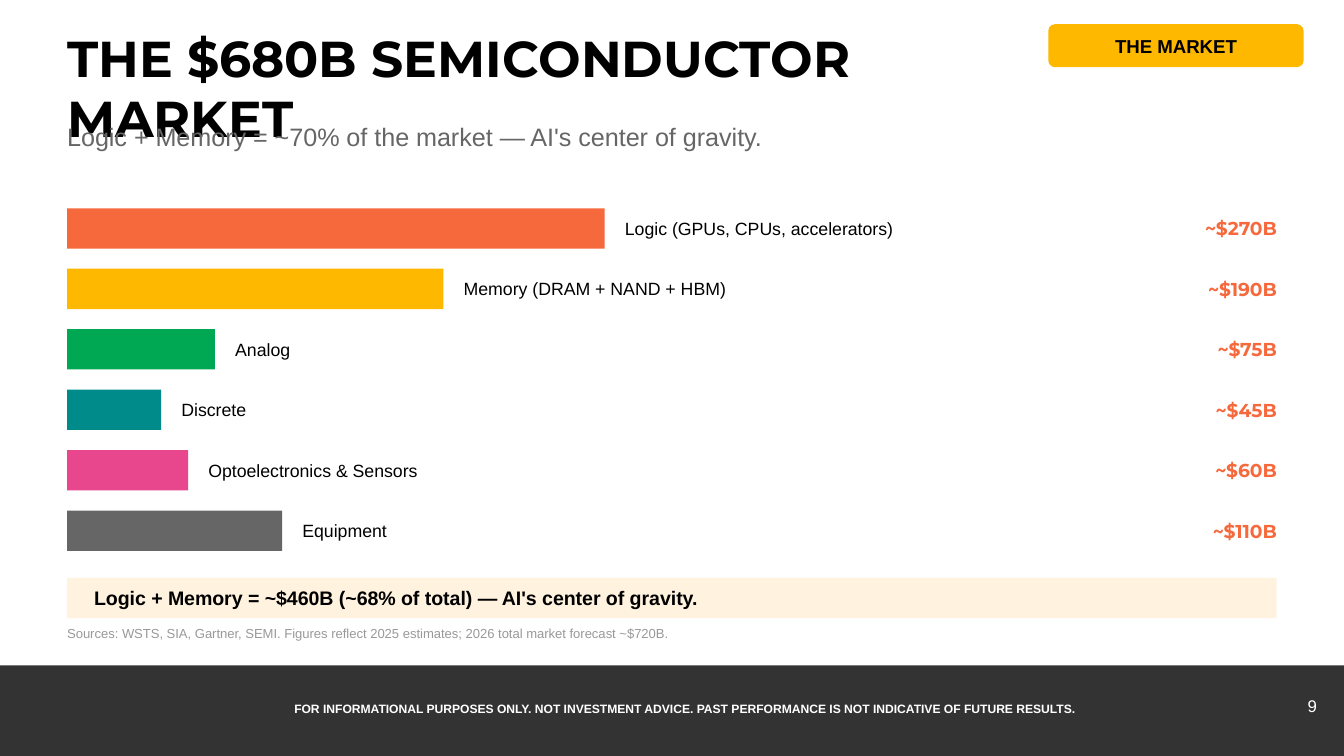
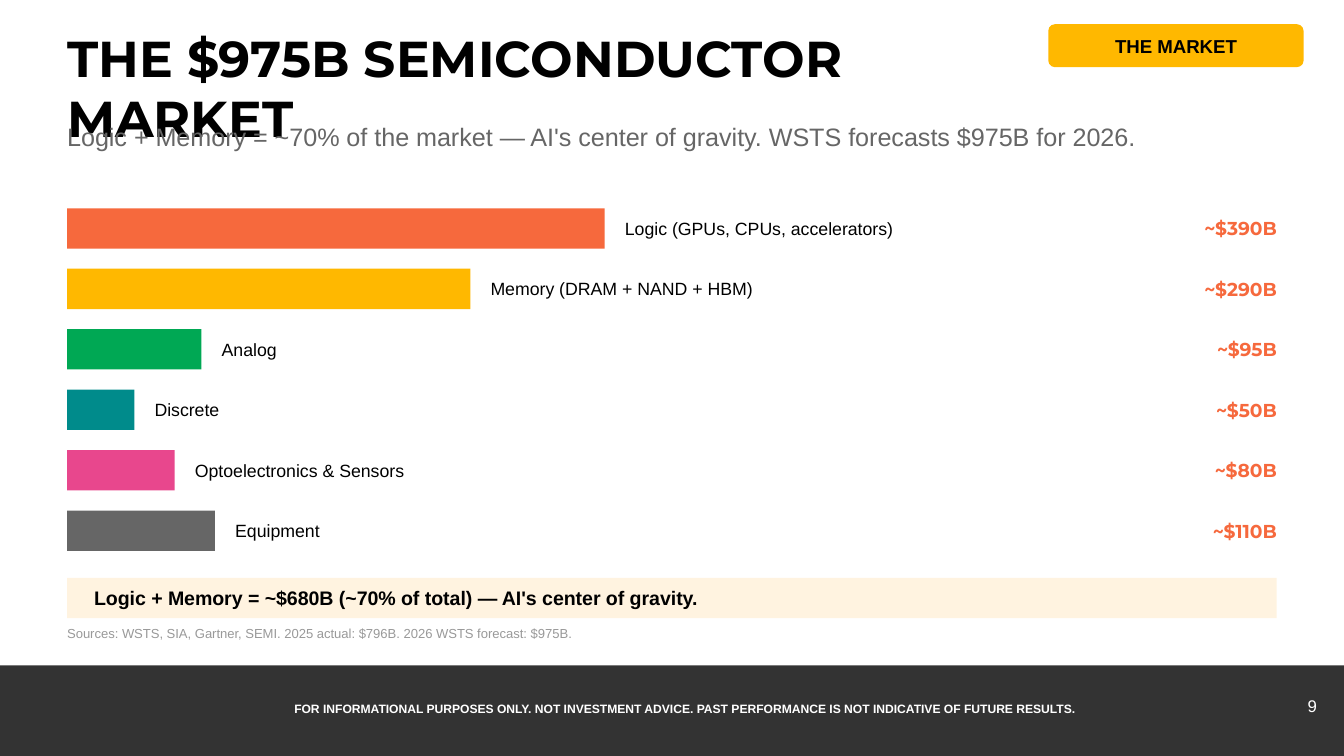
Before and after one commit to samuelcmcclellan-cell/ai-markets-march-2026, a slide deck: slide 9 of AI-Markets-March-2026.pptx. Drawn at 1344x756 pixels with LibreOffice and Linux fonts; fonts in the diff are those of the drawing. Boxes give left, top, right and bottom in pixels: in the first picture for what was removed or moved away, otherwise in the second. Text is boxed around its words. In the diff, an @@ line names an element or a change of style, - is before the commit and + after.

```diff
--- a/AI-Markets-March-2026.pptx
+++ b/AI-Markets-March-2026.pptx
@@ text at (x1=67, y1=35, x2=842, y2=150): text changed @@
-THE $680B SEMICONDUCTOR MARKET
+THE $975B SEMICONDUCTOR MARKET
@@ text at (x1=67, y1=125, x2=1136, y2=151): text changed @@
-Logic + Memory = ~70% of the market — AI's center of gravity.
+Logic + Memory = ~70% of the market — AI's center of gravity. WSTS forecasts $975B for 2026.
@@ text at (x1=1204, y1=219, x2=1276, y2=238): text changed @@
-~$270B
+~$390B
@@ rectangle resized from (x1=67, y1=269, x2=444, y2=309) to (x1=67, y1=269, x2=470, y2=309) @@
@@ text "Memory (DRAM + NAND + ..." moved from (x1=464, y1=282, x2=726, y2=299) to (x1=491, y1=282, x2=753, y2=299) @@
@@ text at (x1=1204, y1=280, x2=1276, y2=299): text changed @@
-~$190B
+~$290B
@@ rectangle resized from (x1=67, y1=329, x2=215, y2=370) to (x1=67, y1=329, x2=202, y2=370) @@
@@ text "Analog" moved from (x1=235, y1=343, x2=290, y2=360) to (x1=222, y1=343, x2=277, y2=360) @@
@@ text at (x1=1217, y1=340, x2=1277, y2=359): text changed @@
-~$75B
+~$95B
@@ rectangle resized from (x1=67, y1=390, x2=161, y2=430) to (x1=67, y1=390, x2=134, y2=430) @@
@@ text "Discrete" moved from (x1=181, y1=403, x2=246, y2=416) to (x1=155, y1=403, x2=220, y2=416) @@
@@ text at (x1=1216, y1=401, x2=1277, y2=420): text changed @@
-~$45B
+~$50B
@@ rectangle resized from (x1=67, y1=450, x2=188, y2=491) to (x1=67, y1=450, x2=175, y2=491) @@
@@ text "Optoelectronics & Sensors" moved from (x1=208, y1=464, x2=418, y2=481) to (x1=195, y1=464, x2=404, y2=481) @@
@@ text at (x1=1215, y1=461, x2=1277, y2=480): text changed @@
-~$60B
+~$80B
@@ rectangle resized from (x1=67, y1=511, x2=282, y2=551) to (x1=67, y1=511, x2=215, y2=551) @@
@@ text "Equipment" moved from (x1=302, y1=524, x2=387, y2=541) to (x1=235, y1=524, x2=320, y2=541) @@
@@ text at (x1=94, y1=590, x2=698, y2=609): text changed @@
-Logic + Memory = ~$460B (~68% of total) — AI's center of gravity.
+Logic + Memory = ~$680B (~70% of total) — AI's center of gravity.
@@ text at (x1=67, y1=628, x2=572, y2=640): text changed @@
-Sources: WSTS, SIA, Gartner, SEMI. Figures reflect 2025 estimates; 2026 total market forecast ~$720B.
+Sources: WSTS, SIA, Gartner, SEMI. 2025 actual: $796B. 2026 WSTS forecast: $975B.
```
Also in this commit, not shown: 6 other slides changed, 8 other files.
